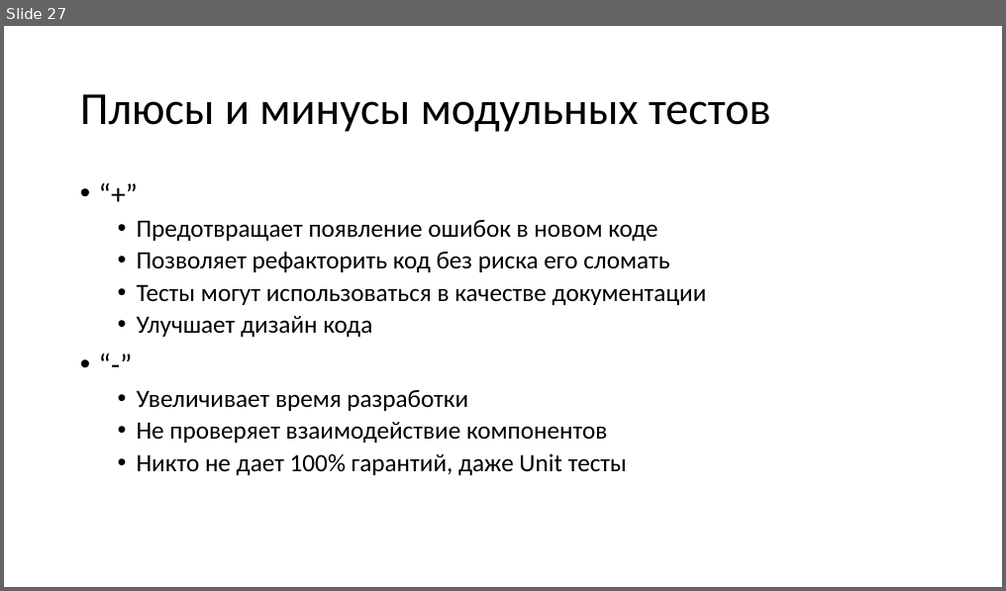
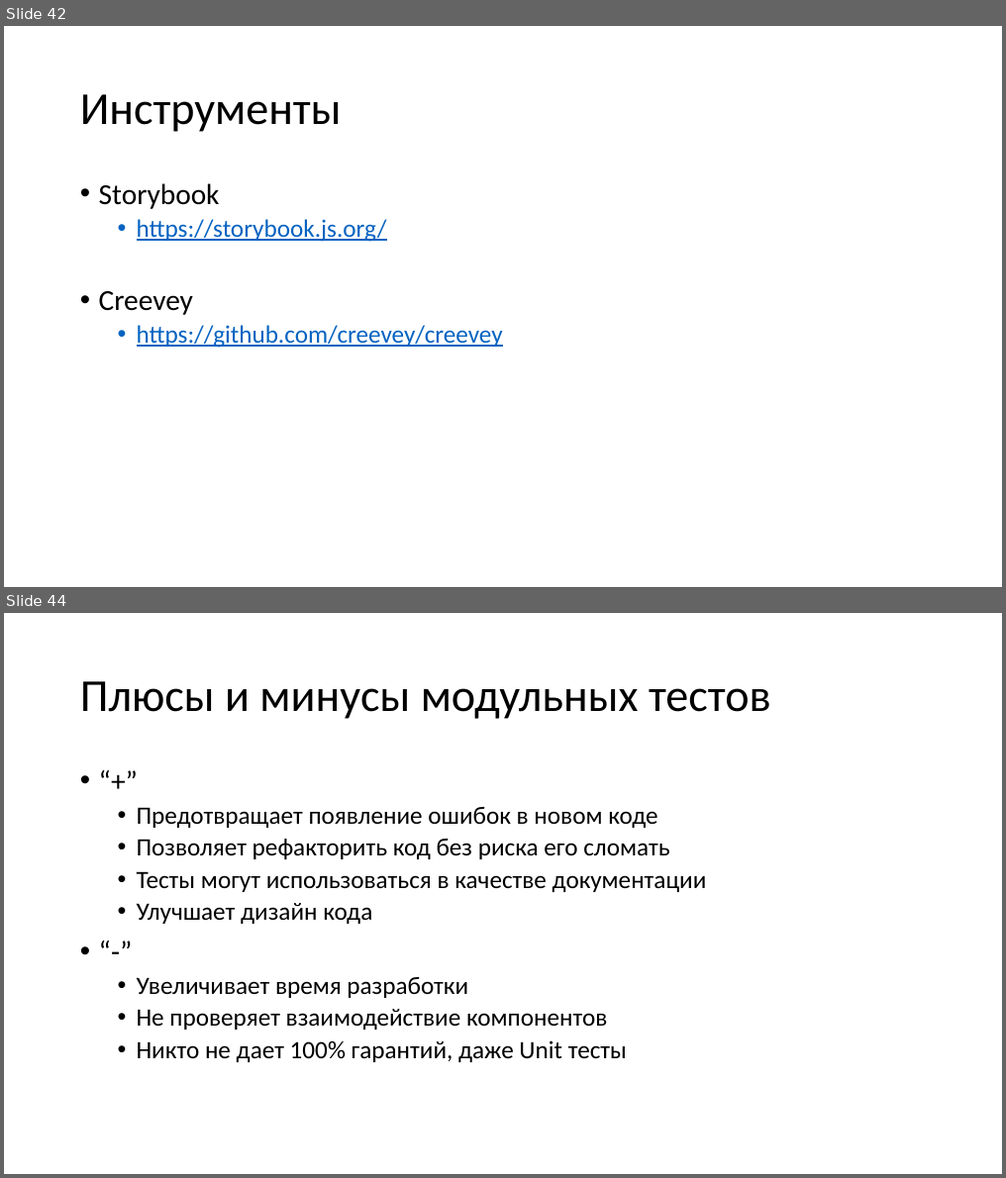
Before and after one commit to MihailRomanov/DevTools_Course, a slide deck: Lections/03_Unit_tests.pptx. Shown one above the other, each under a label of ours: slide 27 before the commit, slides 42 and 44 after it; the slides between them are not shown. The pictures are 1006x591 and 1006x1178 pixels, drawn with LibreOffice and Linux fonts; fonts in the diff are those of the drawing. Boxes give left, top, right and bottom in pixels: in the first picture for what was removed or moved away, otherwise in the second. Text is boxed around its words. In the diff, an @@ line names an element or a change of style, - is before the commit and + after.

```diff
--- a/Lections/03_Unit_tests.pptx
+++ b/Lections/03_Unit_tests.pptx
@@ slide 42 added at (4,26,1002,587), background #FFFFFF @@
@@ title added at (80,94,342,132), 44 pt, text #000000 @@
+Инструменты
@@ text added at (99,183,503,348), 24 pt, text #0563C1, underline @@
+• Storybook
+  • https://storybook.js.org/
+• Creevey
+  • https://github.com/creevey/creevey
@@ what was slide 27 is now slide 44 @@
```
Also in this commit, not shown: 1 slide changed, 12 other slides added, 5 other files.
